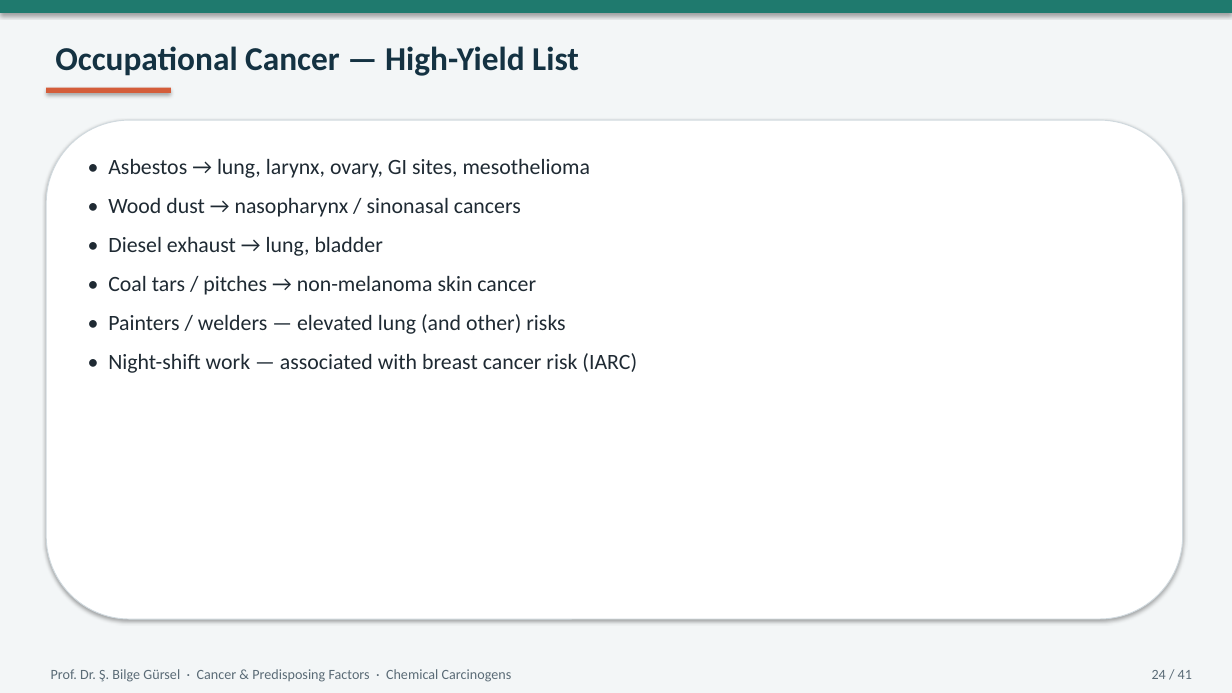
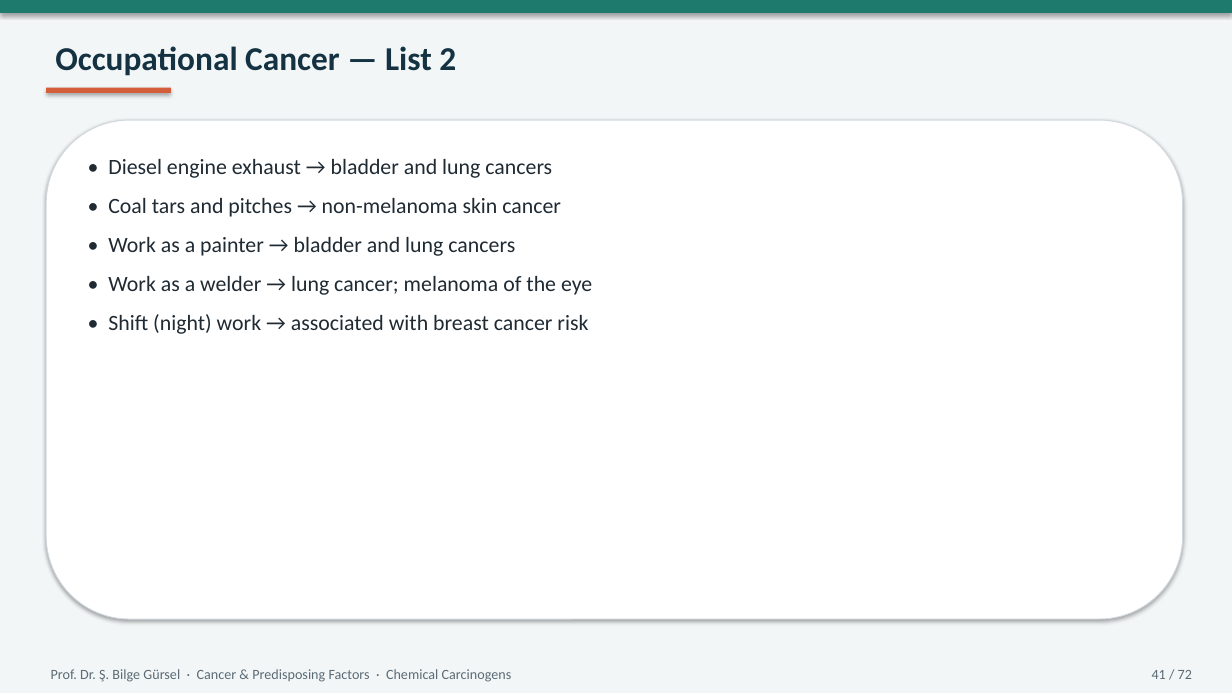
Before and after one commit to bilgegursel/RT-and-AI, a slide deck: slide 41 of elektif-radyasyon-onkolojisi-donem5/chemical-carcinogens-lecture/Cancer_Predisposing_Factors_Chemical_Tobacco_Radiation.pptx (slide 24 before the commit). Drawn at 1232x693 pixels with LibreOffice and Linux fonts; fonts in the diff are those of the drawing. Boxes give left, top, right and bottom in pixels: in the first picture for what was removed or moved away, otherwise in the second. Text is boxed around its words. In the diff, an @@ line names an element or a change of style, - is before the commit and + after.

```diff
--- a/elektif-radyasyon-onkolojisi-donem5/chemical-carcinogens-lecture/Cancer_Predisposing_Factors_Chemical_Tobacco_Radiation.pptx
+++ b/elektif-radyasyon-onkolojisi-donem5/chemical-carcinogens-lecture/Cancer_Predisposing_Factors_Chemical_Tobacco_Radiation.pptx
@@ text at [55,46,456,76]: text changed @@
-Occupational Cancer — High-Yield List
+Occupational Cancer — List 2
@@ text at [108,159,592,334]: text changed @@
-• Asbestos → lung, larynx, ovary, GI sites, mesothelioma
-• Wood dust → nasopharynx / sinonasal cancers
-• Diesel exhaust → lung, bladder
-• Coal tars / pitches → non-melanoma skin cancer
-• Painters / welders — elevated lung (and other) risks
-• Night-shift work — associated with breast cancer risk (IARC)
+• Diesel engine exhaust → bladder and lung cancers
+• Coal tars and pitches → non-melanoma skin cancer
+• Work as a painter → bladder and lung cancers
+• Work as a welder → lung cancer; melanoma of the eye
+• Shift (night) work → associated with breast cancer risk
@@ text at [1152,670,1192,679]: text changed @@
-24 / 41
+41 / 72
```
Also in this commit, not shown: 38 other slides changed, 32 slides added, 1 slide removed, 3 other files.
